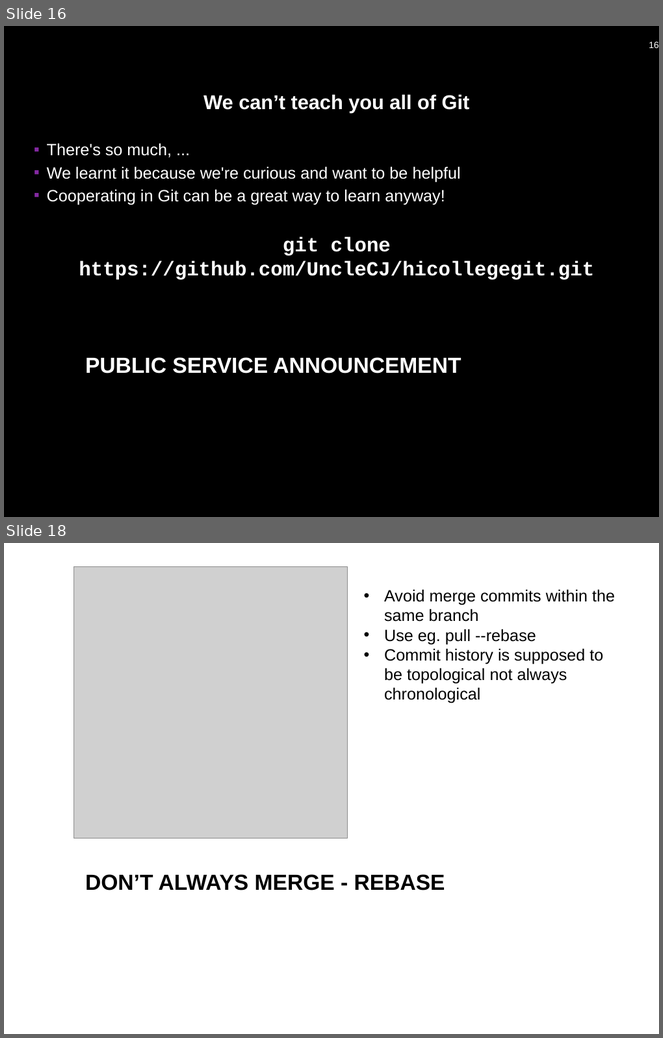
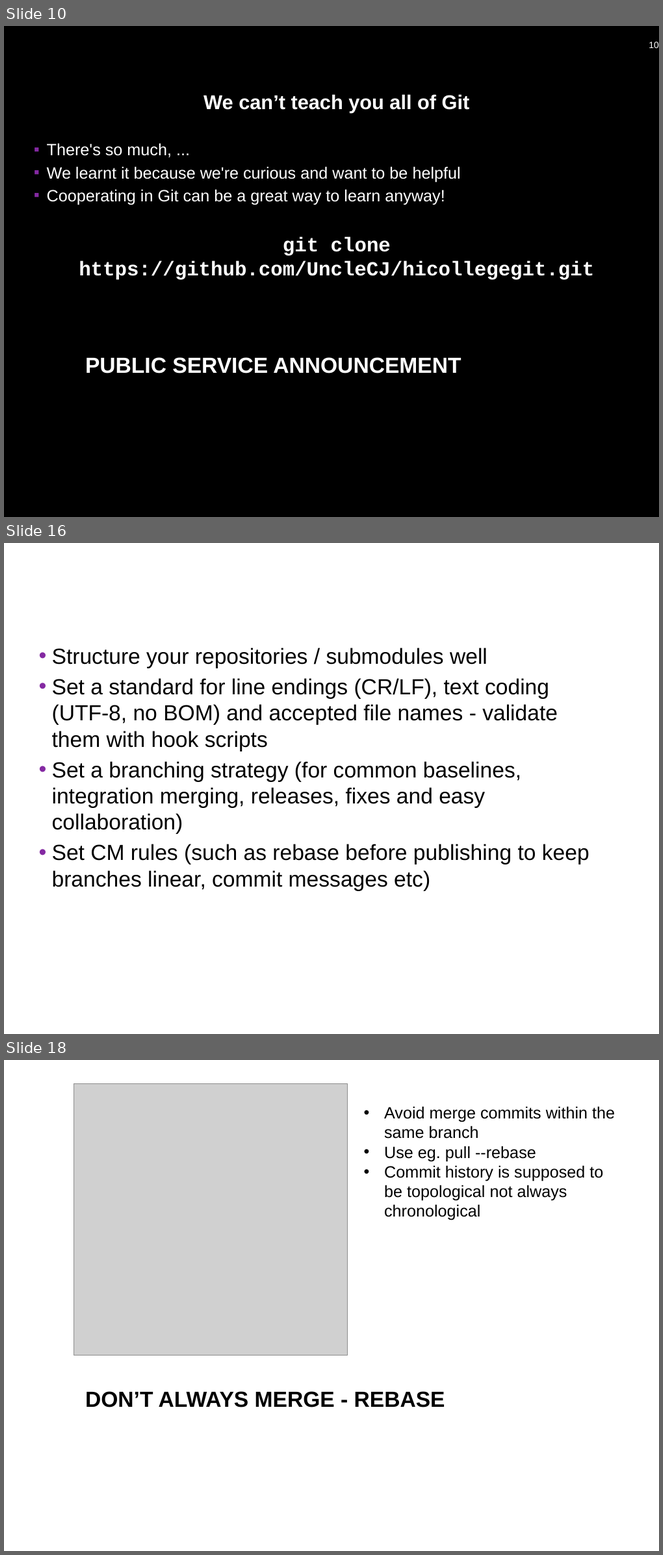
Before and after one commit to UncleCJ/hicollegegit, a slide deck: Git-introduktion_Hermods_HiQ.pptx. Shown one above the other, each under a label of ours: slides 16 and 18 before the commit, slides 10, 16 and 18 after it; the slides between them are not shown. The pictures are 663x1038 and 663x1555 pixels, drawn with LibreOffice and Linux fonts; fonts in the diff are those of the drawing; grey boxes stand for pictures; background and template pictures are left out. Boxes give left, top, right and bottom in pixels: in the first picture for what was removed or moved away, otherwise in the second. Text is boxed around its words. In the diff, an @@ line names an element or a change of style, - is before the commit and + after.

```diff
--- a/Git-introduktion_Hermods_HiQ.pptx
+++ b/Git-introduktion_Hermods_HiQ.pptx
@@ slide 16 added at <box>4,543,659,1034</box>, background #FFFFFF @@
@@ page number added at <box>626,557,646,577</box>, 9 pt, text #FFFFFF @@
+16
@@ title added at <box>32,566,599,598</box>, 18 pt, text #FFFFFF, bold @@
+Git ”gotchas”
@@ text added at <box>52,648,590,891</box>, 24 pt, text #000000 @@
+• Structure your repositories / submodules well
+• Set a standard for line endings (CR/LF), text coding (UTF-8, no BOM) and accepted file names - validate them with hook scripts
+• Set a branching strategy (for common baselines, integration merging, releases, fixes and easy collaboration)
+• Set CM rules (such as rebase before publishing to keep branches linear, commit messages etc)
@@ what was slide 16 is now slide 10 @@
@@ page number at <box>649,42,659,48</box>: text changed @@
-16
+10
```
Also in this commit, not shown: 12 slides changed, 2 other slides added, 1 slide removed.
